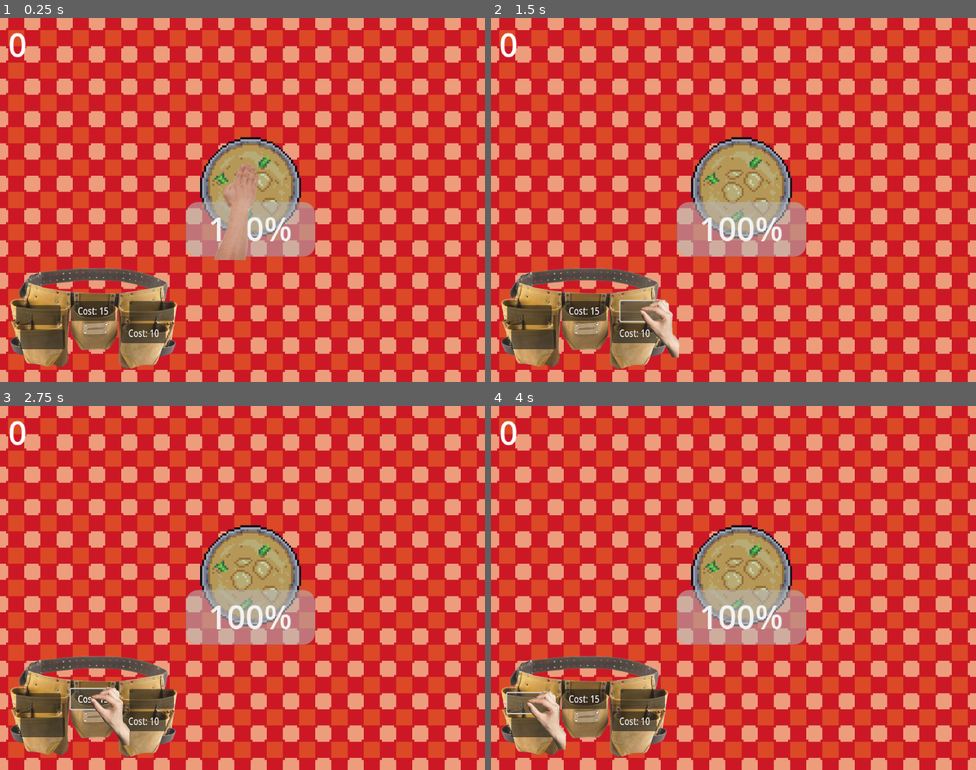
Above: before the commit, frames 1-4 (two rows, left to right).
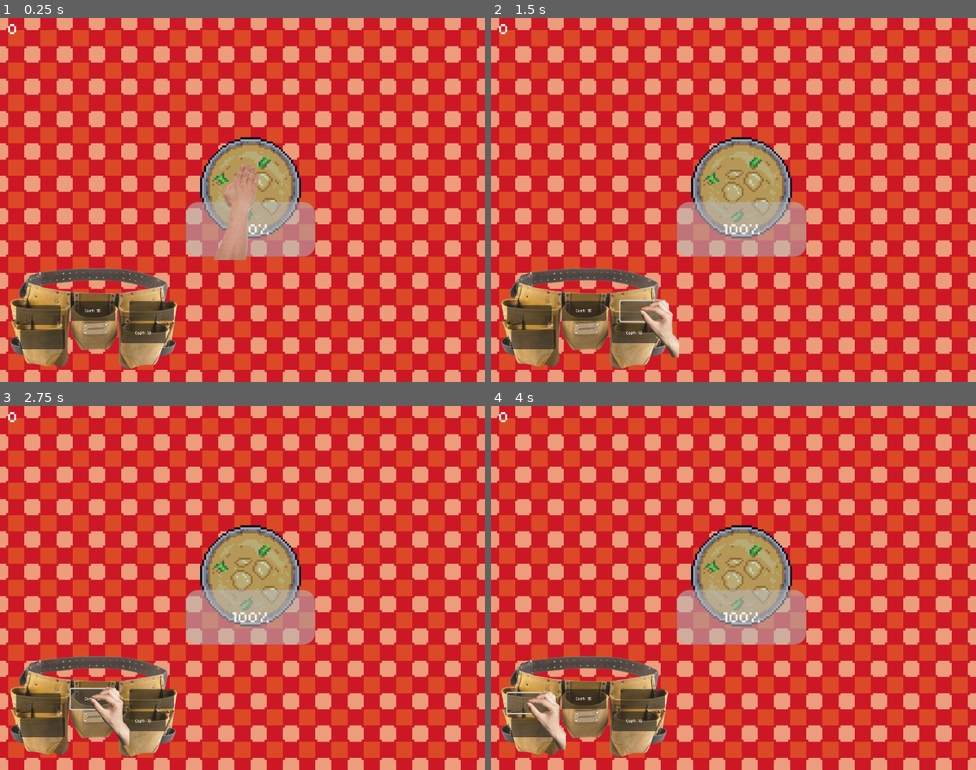
Above: after the commit, the same moments.

Repository: mattismoel/rage-room
Game: Godot game, scene res://scenes/game.tscn
Two runs of this game, one before a commit and one after it. Both use one fixed random seed, a clock stepped at 60 frames per second and the inputs below.
Inputs (mouse positions are in pixels of both pictures, inside the frame that each line leads up to):
- Up to frame 1 (0.25 s): no input
- Up to frame 2 (1.5 s): click "Cost: 10" at 0.5 s; click (641, 312) at 1.25 s
- Up to frame 3 (2.75 s): click "Cost: 15" at 2 s
- Up to frame 4 (4 s): click (534, 726) at 2.75 s; click (529, 704) at 3.5 s

The runs differ from the first frame. In frame 1, 0.7% of the frame differs, in the area x 1-60%, y 1-88%; in frame 2, 0.8%; in frame 3, 0.8%; in frame 4, 0.8%.

Commit message:
implement default theme

Diff:
--- /dev/null
+++ b/assets/default_theme.tres
@@ -0,0 +1,7 @@
+[gd_resource type="Theme" load_steps=2 format=3 uid="uid://4vxqoiug806n"]
+
+[ext_resource type="FontFile" uid="uid://dwaeq5j0yb6dn" path="res://assets/fonts/04B_03__.TTF" id="1_qew4h"]
+
+[resource]
+default_font = ExtResource("1_qew4h")
+default_font_size = 8
--- a/project.godot
+++ b/project.godot
@@ -31,6 +31,10 @@
 
 insects=""
 
+[gui]
+
+theme/custom="uid://4vxqoiug806n"
+
 [input]
 
 interact={
Binary file added: assets/fonts/04B_03__.TTF
Not shown, added: assets/fonts/04B_03__.TTF.import
Binary file added: assets/fonts/8-BIT WONDER.TTF
Not shown, added: assets/fonts/8-BIT WONDER.TTF.import
